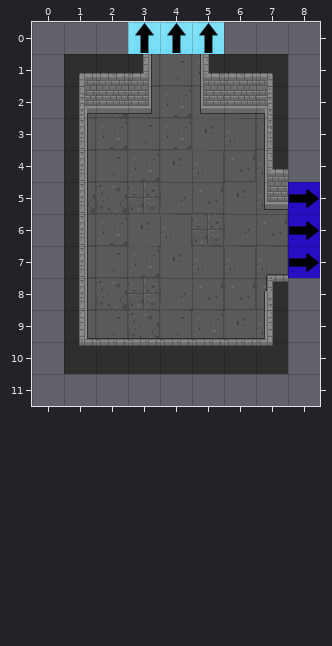
An edit to a level. Tiled map, GrupaTNT/Assets/Resources/RoomData/[ROOM]_1.tmx. Above is the file before it was changed.
Cells are 32x32 px. Shown: x 0..8, y 0..11. The old version is drawn lined up with the new one.
The result:
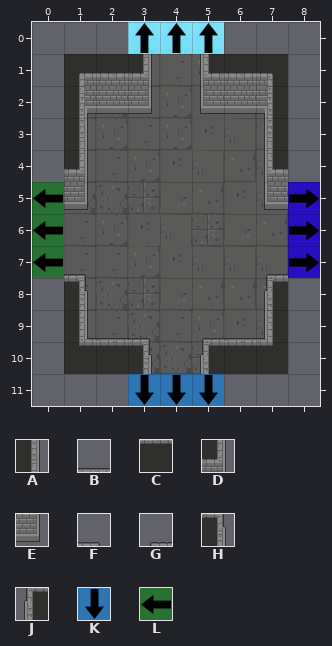
Key: from "Dungeon_Tileset_2": A 18, B 36, C 52, D 65, E 81, F 97, G 98, H 113, J 114; from "flags": K 4, L 5.
_ is an empty cell, . an unchanged one.
The edit:
map size 8x11 -> 9x12 cells (old content now starts at 1,0; both pictures use the new coordinates)
--- layer "Flags"
@@ x 0..0 @@
- 5 _
- 6 _
- 7 _
+ 5 L
+ 6 L
+ 7 L
@@ x 3..5 @@
-11 ___
+11 KKK
--- layer "Walls"
@@ x 1..5 @@
- 4 A....
- 5 A....
- 6 A....
- 7 A....
- 8 A....
- 9 ..BBB
-10 ..CCC
+ 4 D....
+ 5 E....
+ 6 _....
+ 7 F....
+ 8 H....
+ 9 ..F_G
+10 ..H_J
Changed places in both pictures, as pixel boxes (x1, y1, x2, y2):
changed: (32, 152, 88, 309)
changed: (128, 338, 224, 406)
